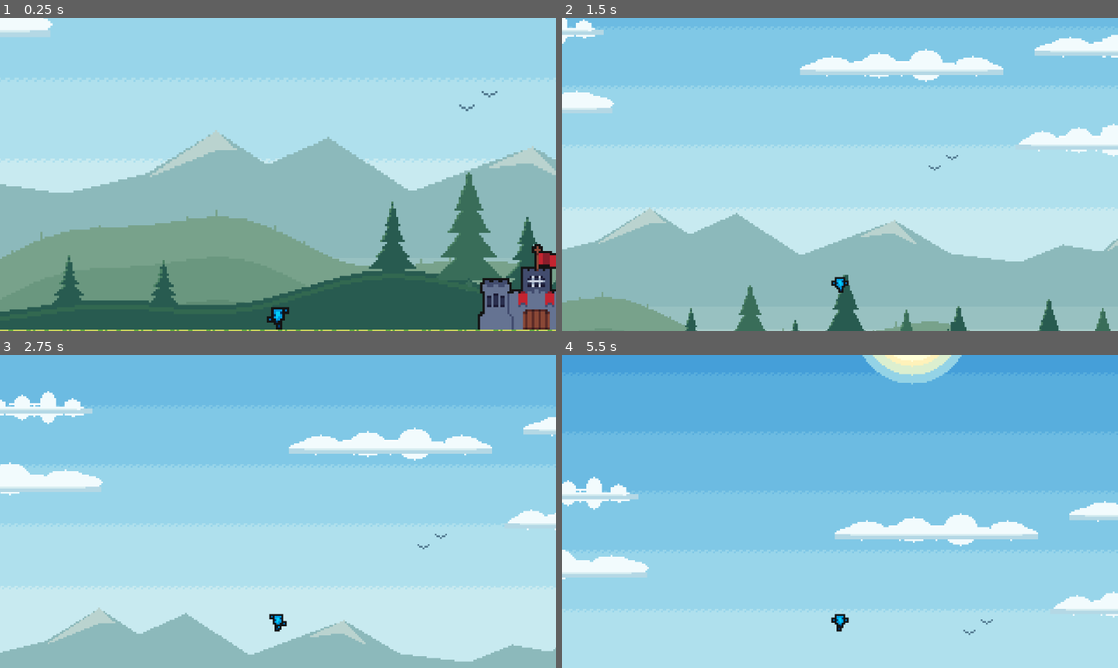
Above: before the commit, frames 1-4 (two rows, left to right).
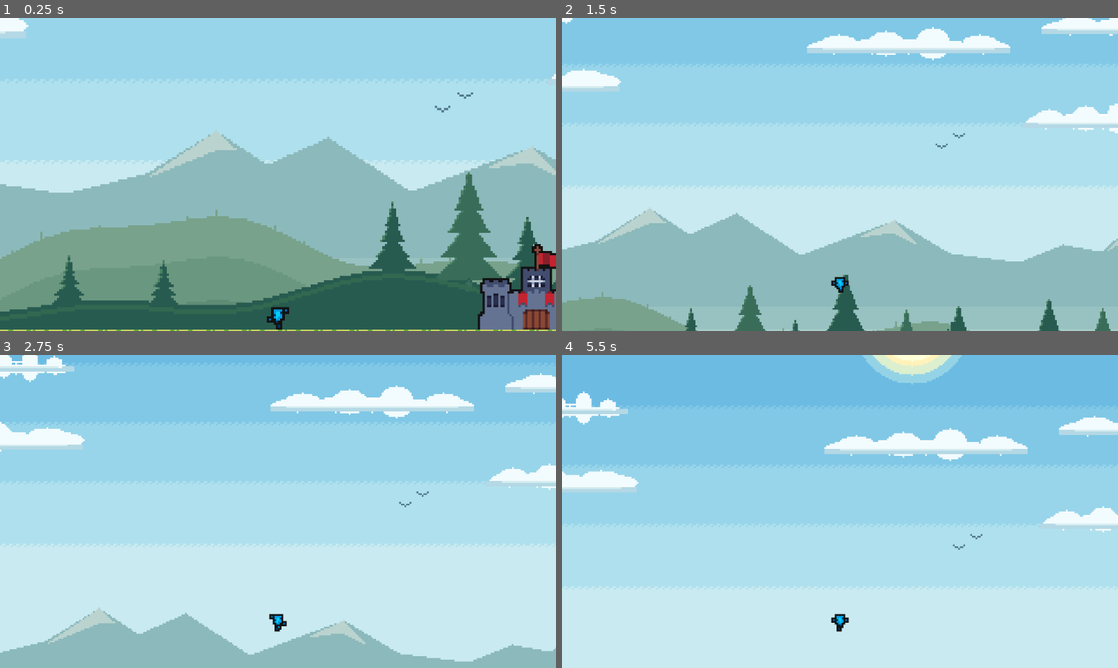
Above: after the commit, the same moments.

Repository: Aearhart55/Terraria-TD
Game: Godot game, scene res://scenes/Main.tscn
Two runs of this game, one before a commit and one after it. Both use one fixed random seed, a clock stepped at 60 frames per second and the inputs below.
Inputs (mouse positions are in pixels of both pictures, inside the frame that each line leads up to):
- Up to frame 1 (0.25 s): no input
- Up to frame 2 (1.5 s): move the mouse to (962, 158) at 0.52 s; hold D (right) from 0.53 s (still down); tap W (up) at 0.6, 0.77, 1.07 s; move the mouse to (728, 190) at 1.27 s; click (728, 190) at 1.35 s
- Up to frame 3 (2.75 s): tap W (up) at 1.52, 1.55, 1.82, 2.3 s; move the mouse to (333, 442) at 2.02 s; release D (right) at 2.03 s; hold A (left) from 2.03 s (still down); tap 1 (slot_1) at 2.1 s
- Up to frame 4 (5.5 s): move the mouse to (812, 574) at 2.77 s; release A (left) at 2.78 s; hold D (right) 2.78-4.28 s; tap 2 (slot_2) at 2.85 s; tap W (up) at 3.02, 3.05, 3.32, 3.77, 3.8, 4.07, 4.52, 4.55, 4.82, 5.1 s; move the mouse to (1006, 558) at 3.52 s; tap 3 (slot_3) at 3.6 s; move the mouse to (673, 464) at 4.27 s; hold A (left) 4.28-5.03 s; tap 4 (slot_4) at 4.35 s; move the mouse to (867, 511) at 5.02 s; hold D (right) from 5.03 s (still down)

The runs differ from the first frame. In frame 1, 0.7% of the frame differs, in the area x 0-100%, y 0-47%; in frame 2, 15%; in frame 3, 22%; in frame 4, 60%, in the area x 0-100%, y 0-100%.

Commit message:
cleaned up paralax and mad win condition more accurate

Diff:
--- a/scenes/Main.tscn
+++ b/scenes/Main.tscn
@@ -53,7 +53,7 @@
 position = Vector2(0, 5)
 
 [node name="background" type="Parallax2D" parent="Backgroud" unique_id=803251304]
-scroll_scale = Vector2(0.2, 0.2)
+scroll_scale = Vector2(0.1, 0.1)
 scroll_offset = Vector2(0, -1)
 repeat_size = Vector2(640, 0)
 repeat_times = 4
@@ -69,10 +69,10 @@
 texture = ExtResource("3_q8u5g")
 
 [node name="clouds" type="Parallax2D" parent="Backgroud" unique_id=1792518942]
-scroll_scale = Vector2(0.2, 0.2)
+scroll_scale = Vector2(0.1, 0.1)
 scroll_offset = Vector2(0, 77)
 repeat_size = Vector2(640, 0)
-autoscroll = Vector2(20, 0)
+autoscroll = Vector2(10, 0)
 repeat_times = 4
 
 [node name="clouds" type="Sprite2D" parent="Backgroud/clouds" unique_id=1534737395]
@@ -105,6 +105,19 @@
 [node name="Sprite2D" type="Sprite2D" parent="Backgroud/trees" unique_id=1967581509]
 texture = ExtResource("7_cvmbd")
 
+[node name="ground" type="Parallax2D" parent="Backgroud" unique_id=1294842933]
+scroll_scale = Vector2(0.5, 0.5)
+scroll_offset = Vector2(0, 3)
+repeat_size = Vector2(640, 0)
+repeat_times = 4
+
+[node name="GroundBlend" type="ColorRect" parent="Backgroud/ground" unique_id=1554007391]
+offset_left = -135.0
+offset_top = 160.0
+offset_right = 505.0
+offset_bottom = 250.0
+color = Color(0.15294118, 0.35686275, 0.3137255, 1)
+
 [node name="Ground" type="TileMapLayer" parent="." unique_id=1076879609]
 position = Vector2(-58, 69)
 tile_map_data = PackedByteArray("AAAFAAYAAAABAAAAAAAFAAcAAAABAAEAAAAFAAgAAAABAAIAAAAGAAYAAAABAAAAAAAGAAcAAAABAAEAAAAGAA …(4288 unchanged characters)…
@@ -126,7 +139,7 @@
 sprite_frames = ExtResource("13_mwfav")
 animation = &"portal"
 autoplay = "portal"
-frame_progress = 0.75911474
+frame_progress = 0.5578074
 
 [node name="Portal2" type="Marker2D" parent="spawner" unique_id=1759164982]
 position = Vector2(712, 146)
--- a/scripts/spawner.gd
+++ b/scripts/spawner.gd
@@ -17,7 +17,8 @@
 var remaining_enemies : Array[Global.enemies]
 var wave_type : Global.wave_types
 var spawn_point_index : int
-var new_wave : bool
+var is_new_wave : bool
+var is_final_wave : bool = false
 
 var enemy : Dictionary = {
 	Global.enemies.SLIME : SLIME_ENEMY,
@@ -36,7 +37,7 @@
 	current_wave = waves[0]
 	wave_type = current_wave.wave_type
 	spawn_point_index = 0
-	new_wave = true
+	is_new_wave = true
 	enemy_gap_timer.wait_time = current_wave.enemy_gap_time
 	wave_gap_timer.wait_time = current_wave.wave_gap_time
 	remaining_enemies = current_wave.enemy_list
@@ -45,12 +46,12 @@
 func change_wave() -> void:
 	waves.pop_front()
 	if waves.is_empty():
-		print("you won")
+		is_final_wave = true
 		return
 	current_wave = waves[0]
 	wave_type = current_wave.wave_type
 	spawn_point_index = 0
-	new_wave = true
+	is_new_wave = true
 	enemy_gap_timer.wait_time = current_wave.enemy_gap_time
 	wave_gap_timer.wait_time = current_wave.wave_gap_time
 	remaining_enemies = current_wave.enemy_list
@@ -83,8 +84,8 @@
 		Global.wave_types.RANDOM:
 			spawn_point = spawn_points.pick_random()
 		Global.wave_types.BURST:
-			if new_wave:
-				new_wave = false
+			if is_new_wave:
+				is_new_wave = false
 				spawn_point_index = randi_range(0, spawn_points.size() - 1)
 			spawn_point = spawn_points[spawn_point_index]
 		Global.wave_types.EVEN:
@@ -94,3 +95,8 @@
 			spawn_point_index += 1
 
 	return spawn_point
+
+func _process(_delta: float) -> void:
+	if get_tree().get_nodes_in_group("enemy").is_empty() and is_final_wave:
+		print("you won")
+		is_final_wave = false
